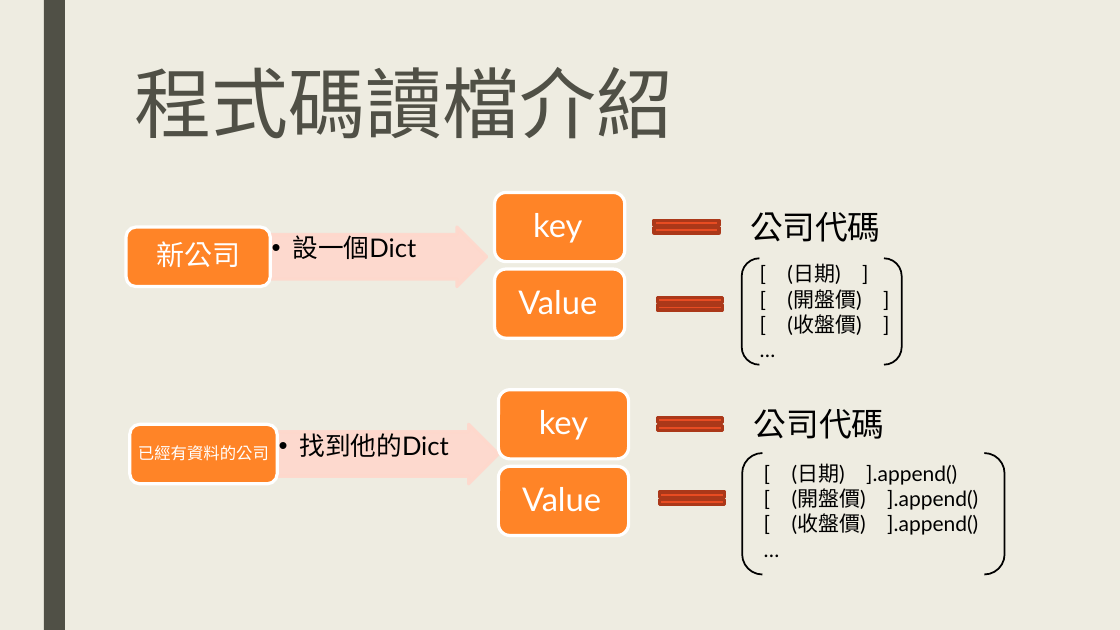
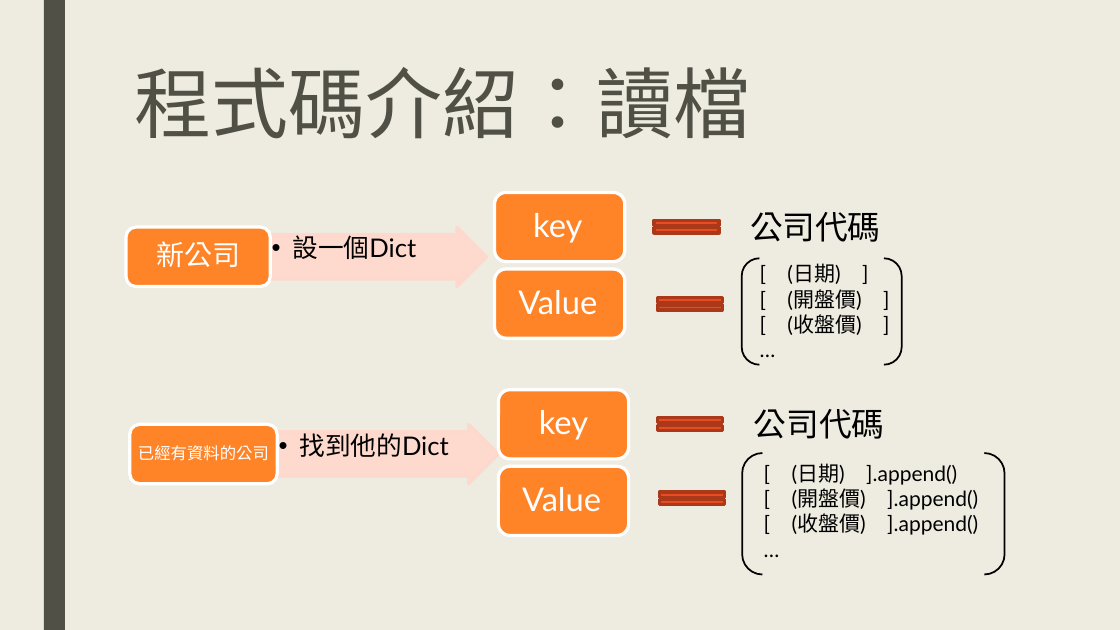
Before and after one commit to DanTsai0903/Stock-King-Project, a slide deck: slide 14 of 商管程式報告.pptx. Drawn at 1120x630 pixels with LibreOffice and Linux fonts; fonts in the diff are those of the drawing. Boxes give left, top, right and bottom in pixels: in the first picture for what was removed or moved away, otherwise in the second. Text is boxed around its words. In the diff, an @@ line names an element or a change of style, - is before the commit and + after.

```diff
--- a/商管程式報告.pptx
+++ b/商管程式報告.pptx
@@ title at box(134, 67, 750, 139): text changed @@
-程式碼讀檔介紹
+程式碼介紹：讀檔
```
Also in this commit, not shown: 2 other slides changed, 3 slides added.
